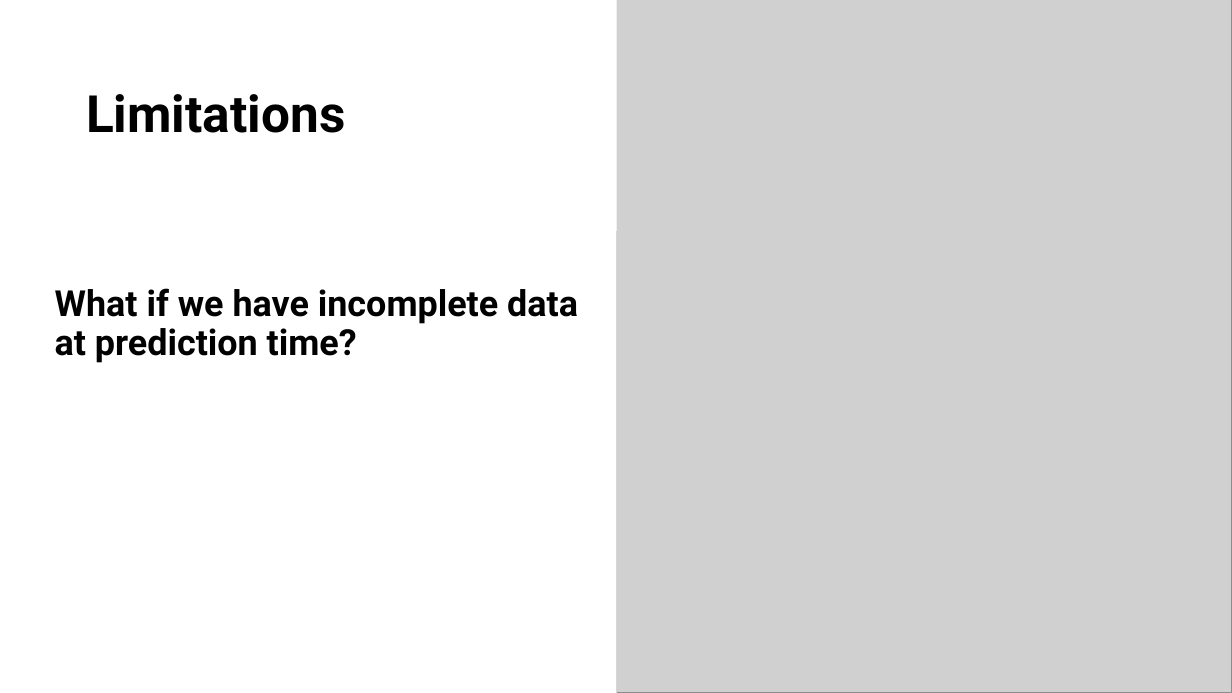
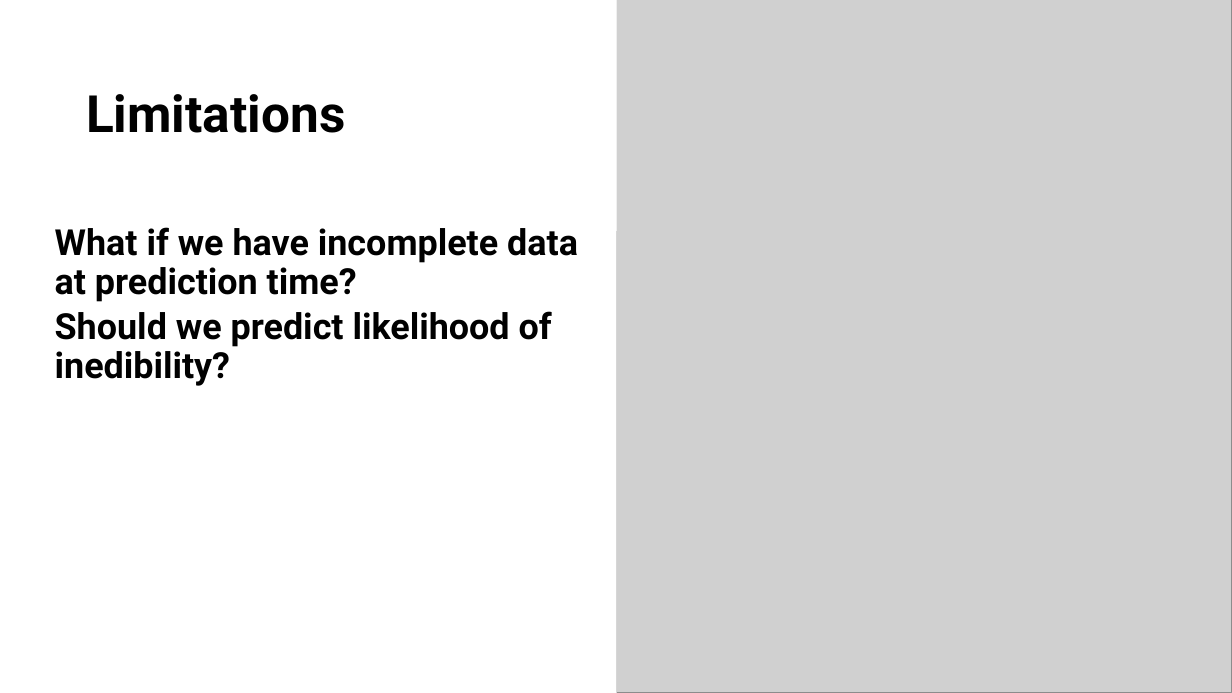
Before and after one commit to mjhihi/project4_team1, a slide deck: slide 10 of Mushroom Classification.pptx. Drawn at 1232x693 pixels with LibreOffice and Linux fonts; fonts in the diff are those of the drawing; grey boxes stand for pictures. Boxes give left, top, right and bottom in pixels: in the first picture for what was removed or moved away, otherwise in the second. Text is boxed around its words. In the diff, an @@ line names an element or a change of style, - is before the commit and + after.

Commit message:
ppt update

```diff
--- a/Mushroom Classification.pptx
+++ b/Mushroom Classification.pptx
@@ text at (55, 311, 552, 386): paragraph added @@
+  Should we predict likelihood of inedibility?
```
